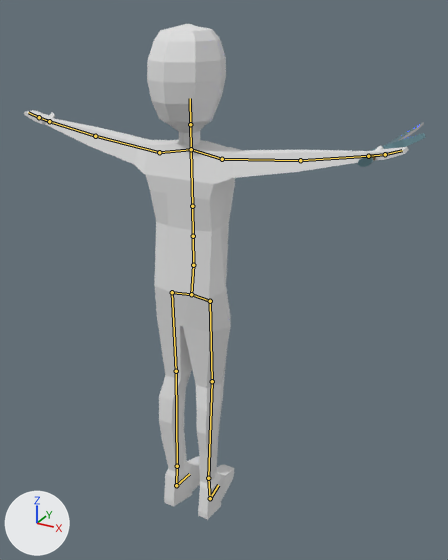
The glTF model assets/models/model.glb, before and after one commit.
Before and after are seen from a 50 mm lens placed at (2.68, -4.32, 2.35), pointed at (-0.1, 0.74, -0.18). Every picture has the same lights, and +X, +Y and +Z are marked at lower left. The picture after the commit comes second. The bones that bend it are drawn over the model as lines.

Names of what the first picture shows: '立方体', '立方体.001'.
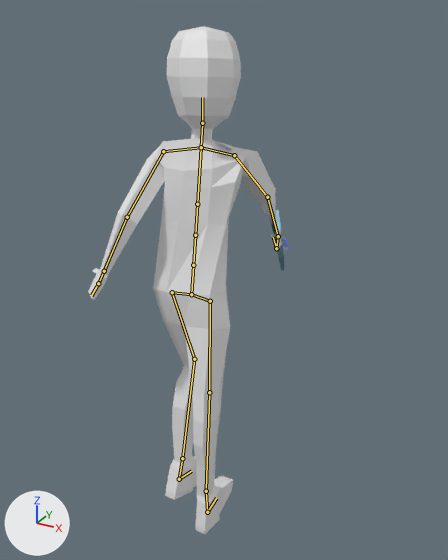
The newer file adds an action. The first version stands in its rest pose; the second is drawn at frame 6 of the action 'attack-1'.

Location of each change, [x1, y1, x2, y2] in pixels of the pictures (448 x 560 px):
```json
{"object": "立方体", "change": "posed", "before": [24, 24, 408, 520], "after": [88, 26, 282, 534], "on screen": "49% narrower"}
{"object": "立方体.001", "change": "posed", "before": [351, 122, 426, 167], "after": [272, 210, 289, 270]}
{"bone": "骨骼.001", "before": "(193, 265) to (193, 236)", "after": "(193, 265) to (195, 235)"}
{"bone": "骨骼.011", "before": "(190, 124) to (190, 98)", "after": "(202, 123) to (202, 97)"}
{"bone": "骨骼.006", "before": "(159, 152) to (95, 136)", "after": "(163, 151) to (127, 217)"}
{"bone": "骨骼.007", "before": "(95, 136) to (49, 121)", "after": "(127, 217) to (104, 271)"}
{"bone": "骨骼.009", "before": "(222, 159) to (300, 160)", "after": "(234, 155) to (267, 197)"}
{"bone": "骨骼.010", "before": "(300, 160) to (368, 156)", "after": "(267, 197) to (278, 236)"}
{"bone": "骨骼.023", "before": "(368, 156) to (385, 154)", "after": "(278, 236) to (276, 248)"}
{"bone": "骨骼.025", "before": "(385, 154) to (402, 150)", "after": "(276, 248) to (273, 237)"}
{"bone": "骨骼.014", "before": "(172, 292) to (176, 371)", "after": "(172, 292) to (194, 359)"}
{"bone": "骨骼.016", "before": "(176, 371) to (177, 466)", "after": "(194, 359) to (182, 458)"}
{"bone": "骨骼.015", "before": "(210, 301) to (212, 381)", "after": "(210, 301) to (209, 392)"}
{"bone": "骨骼.017", "before": "(212, 381) to (208, 478)", "after": "(209, 392) to (206, 491)"}
```

The change, as JSON lines over the scene's bpy script:
```json
{"block": "bone_骨骼_001", "where": "bone_骨骼_001 = bpy.data.objects['骨架'].pose.bones['骨骼.001']  # child of '骨骼'"}
{"op": "set", "path": "bone_骨骼_001.rotation_quaternion", "old": "(1.0, 0.0, 0.0, 0.0)", "new": "(0.973, -0.099, 0.207, -0.008)", "note": "degrees (0, 0, 0) -> degrees (-12, 24, -4)"}
{"block": "bone_骨骼_011", "where": "bone_骨骼_011 = bpy.data.objects['骨架'].pose.bones['骨骼.011']  # child of '骨骼.004'"}
{"op": "set", "path": "bone_骨骼_011.rotation_quaternion", "old": "(1.0, 0.0, 0.0, 0.0)", "new": "(0.994, 0.034, 0.099, 0.028)", "note": "degrees (0, 0, 0) -> degrees (4, 11, 4)"}
{"block": "bone_骨骼_006", "where": "bone_骨骼_006 = bpy.data.objects['骨架'].pose.bones['骨骼.006']  # child of '骨骼.005'"}
{"op": "set", "path": "bone_骨骼_006.rotation_quaternion", "old": "(1.0, 0.0, 0.0, 0.0)", "new": "(0.792, 0.31, -0.061, 0.522)", "note": "degrees (0, 0, 0) -> degrees (28, -25, 61)"}
{"block": "bone_骨骼_007", "where": "bone_骨骼_007 = bpy.data.objects['骨架'].pose.bones['骨骼.007']  # child of '骨骼.006'"}
{"op": "set", "path": "bone_骨骼_007.rotation_quaternion", "old": "(1.0, 0.0, 0.0, 0.0)", "new": "(0.964, -0.199, -0.036, 0.173)", "note": "degrees (0, 0, 0) -> degrees (-23, 0, 20)"}
{"block": "bone_骨骼_009", "where": "bone_骨骼_009 = bpy.data.objects['骨架'].pose.bones['骨骼.009']  # child of '骨骼.008'"}
{"op": "set", "path": "bone_骨骼_009.rotation_quaternion", "old": "(1.0, 0.0, 0.0, 0.0)", "new": "(0.392, -0.519, -0.726, 0.224)", "note": "degrees (0, 0, 0) -> degrees (-129, -20, 99)"}
{"block": "bone_骨骼_010", "where": "bone_骨骼_010 = bpy.data.objects['骨架'].pose.bones['骨骼.010']  # child of '骨骼.009'"}
{"op": "set", "path": "bone_骨骼_010.rotation_quaternion", "old": "(1.0, 0.0, 0.0, 0.0)", "new": "(0.788, -0.137, 0.599, -0.044)", "note": "degrees (0, 0, 0) -> degrees (-48, 69, -40)"}
{"block": "bone_骨骼_023", "where": "bone_骨骼_023 = bpy.data.objects['骨架'].pose.bones['骨骼.023']  # child of '骨骼.010'"}
{"op": "set", "path": "bone_骨骼_023.rotation_quaternion", "old": "(1.0, 0.0, 0.0, 0.0)", "new": "(0.586, 0.193, 0.682, -0.393)", "note": "degrees (0, 0, 0) -> degrees (89, 108, 40)"}
{"block": "bone_骨骼_025", "where": "bone_骨骼_025 = bpy.data.objects['骨架'].pose.bones['骨骼.025']  # child of '骨骼.023'"}
{"op": "set", "path": "bone_骨骼_025.rotation_quaternion", "old": "(1.0, 0.0, 0.0, 0.0)", "new": "(0.152, 0.001, -0.005, -0.988)", "note": "degrees (0, 0, 0) -> degrees (1, 0, -163)"}
{"block": "bone_骨骼_014", "where": "bone_骨骼_014 = bpy.data.objects['骨架'].pose.bones['骨骼.014']  # child of '骨骼.012'"}
{"op": "set", "path": "bone_骨骼_014.rotation_quaternion", "old": "(1.0, 0.0, 0.0, 0.0)", "new": "(0.99, -0.043, 0.006, -0.136)", "note": "degrees (0, 0, 0) -> degrees (-5, 0, -16)"}
{"block": "bone_骨骼_016", "where": "bone_骨骼_016 = bpy.data.objects['骨架'].pose.bones['骨骼.016']  # child of '骨骼.014'"}
{"op": "set", "path": "bone_骨骼_016.rotation_quaternion", "old": "(1.0, 0.0, 0.0, 0.0)", "new": "(0.976, 0.066, -0.015, 0.209)", "note": "degrees (0, 0, 0) -> degrees (7, -3, 24)"}
{"block": "bone_骨骼_015", "where": "bone_骨骼_015 = bpy.data.objects['骨架'].pose.bones['骨骼.015']  # child of '骨骼.013'"}
{"op": "set", "path": "bone_骨骼_015.rotation_quaternion", "old": "(1.0, 0.0, 0.0, 0.0)", "new": "(0.99, 0.054, -0.017, -0.127)", "note": "degrees (0, 0, 0) -> degrees (6, -1, -15)"}
{"block": "bone_骨骼_017", "where": "bone_骨骼_017 = bpy.data.objects['骨架'].pose.bones['骨骼.017']  # child of '骨骼.015'"}
{"op": "set", "path": "bone_骨骼_017.rotation_quaternion", "old": "(1.0, 0.0, 0.0, 0.0)", "new": "(0.99, -0.057, 0.011, 0.131)", "note": "degrees (0, 0, 0) -> degrees (-6, 2, 15)"}
```
